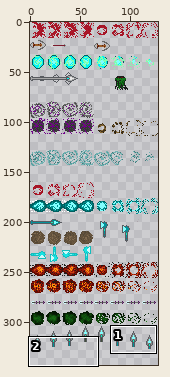
Sprite sheet: assets/pObject_spritesheet.png. The picture above shows the old version from afar; the outline marks the close-up.
Close-up. The starting point:
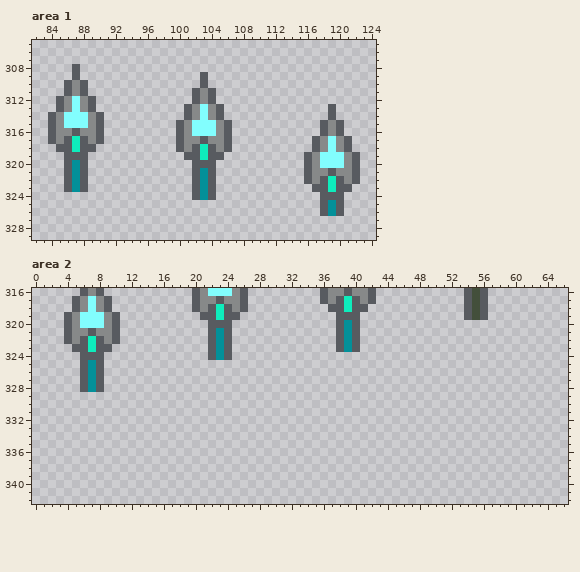
The file is 128x1024 pixels. Pixels under 10% opacity are left out. Colours within 5 levels of each other are drawn and written as one. Shown: area 1: x 82..124, y 305..329; area 2: x 0..66, y 316..342. The wide view leaves out empty margins.
After:
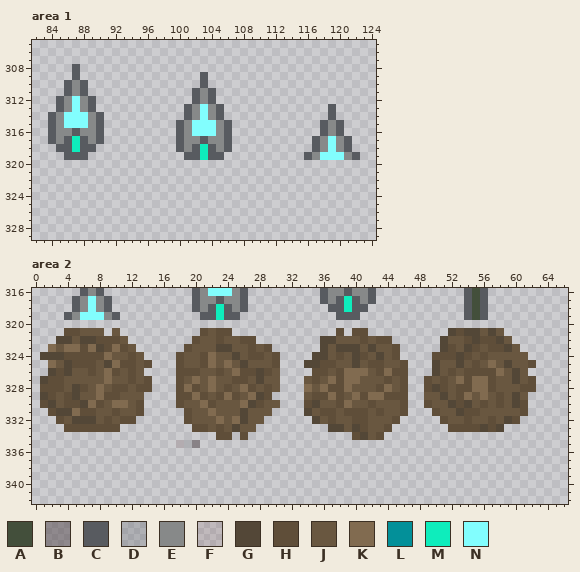
Palette (. is transparent): A #434f3b  B #5d52568d  C #585b60  D #575d6241  E #878989  F #68333521  G #534737  H #5f4e39  J #695740  K #816b50  L #039099  M #0eedbc  N #82fefe
The exact change:
Changed rows in their new state; - is an unchanged pixel.
Area 1:
first column x 86:
320 ...-------------...-----------.......
321 ...-------------...-----------.......
322 ...-------------...-----------.......
323 ...-------------...------------.....-
324 ----------------...-------------...--
325 --------------------------------...--
326 --------------------------------...--
Area 2:
first column x 1:
320 ---.......-----------...-------------...----------------------
321 ---HHJJJ.J----------HJHH-------------H.HH----------GHGGJGJ----
322 --GGJGGHHHJ--------HJJHJJHH--------GGJJJHJHH------GJJHGHHGJ---
323 -KJKKHKGHKHJ------HJJJGGJJHJH------GJGGGJGJJH-----GHJGHJHHGJ--
324 GGGHHHHHKJJHJ----HJJHKJJGJHHJH----GGJHJGHJGJH----HHHGHJHJJJJJ-
325 -KJGHHHJGKHHJH---HJJHKJKJGJJJH---GGHHJJGJHHJJH---GJJGJHJKJGJJH
326 -GHGJJHJKHJHJ----HHHJJHJKHHGHJ----HHJHKKKJHKHH---GJHJHHHHKJGJ-
327 GHHJJJJJKJJHJH---HJKJKJJHHJGJJ---JHJKHKKJJJHJH--HJHJKHKKHJJGJH
328 HHHJGHJKJHHJHH---HKHJKJHJKHJHJ---KJKHHKJJJHKJH--HGHJHHKKHJJJHH
329 GHJHGJJKHHJJJ----HHKHJHKHJKGH----JHHKHJKHKKHHH--JJGJHKJKJHJGJ-
330 HGJHHGKHJKKJH----HJJKHJJJKGHJJ---HGJJHKJJHJJJH--HJJGHGJHJHJGH-
331 -HGGKHHJJHJJH-----HJJKJJJGJJJ----GJHHJHHHJHJJH---HJJGHHJJJJJH-
332 --HJGGGJHJHH------HJJJKJKGJJ------GJHJJHHJJJH-----HJJHJJHJGH--
333 ---HHHHHHH---------HHJHJGJJ---------GGJGHJJH-------HHHHGHG----
334 ----------------------HH-H-------------HGJH-------------------
335 -----------------FDB------------------------------------------
Changed places in both close-ups, as pixel boxes (x1, y1, x2, y2):
erased: (64, 160, 88, 192)
erased: (192, 160, 216, 200)
erased: (304, 160, 360, 216)
changed: (40, 320, 152, 432)
changed: (176, 320, 536, 448)
